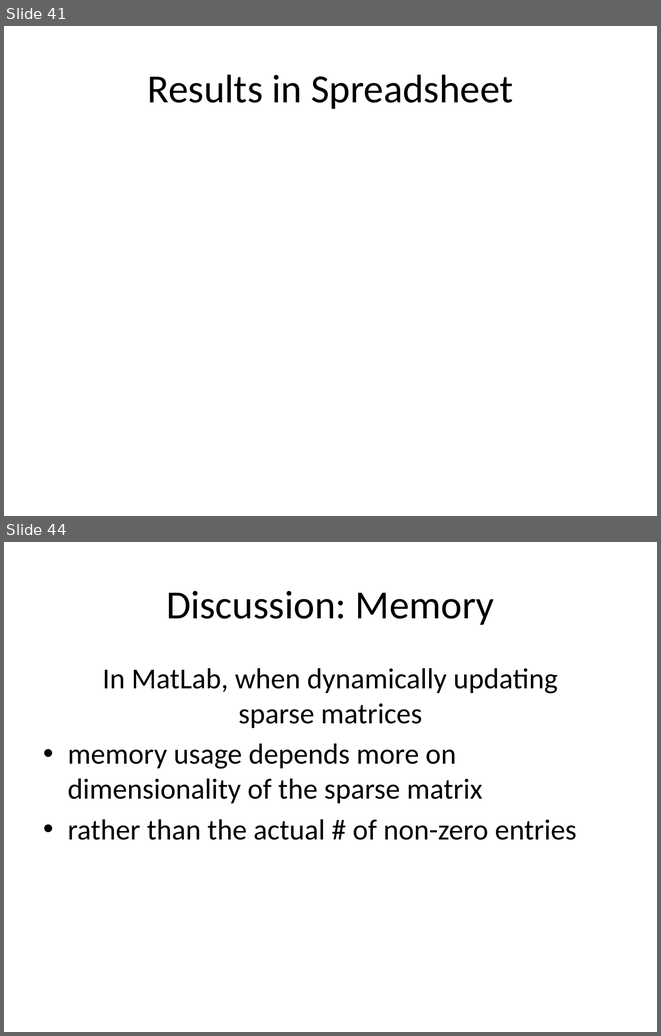
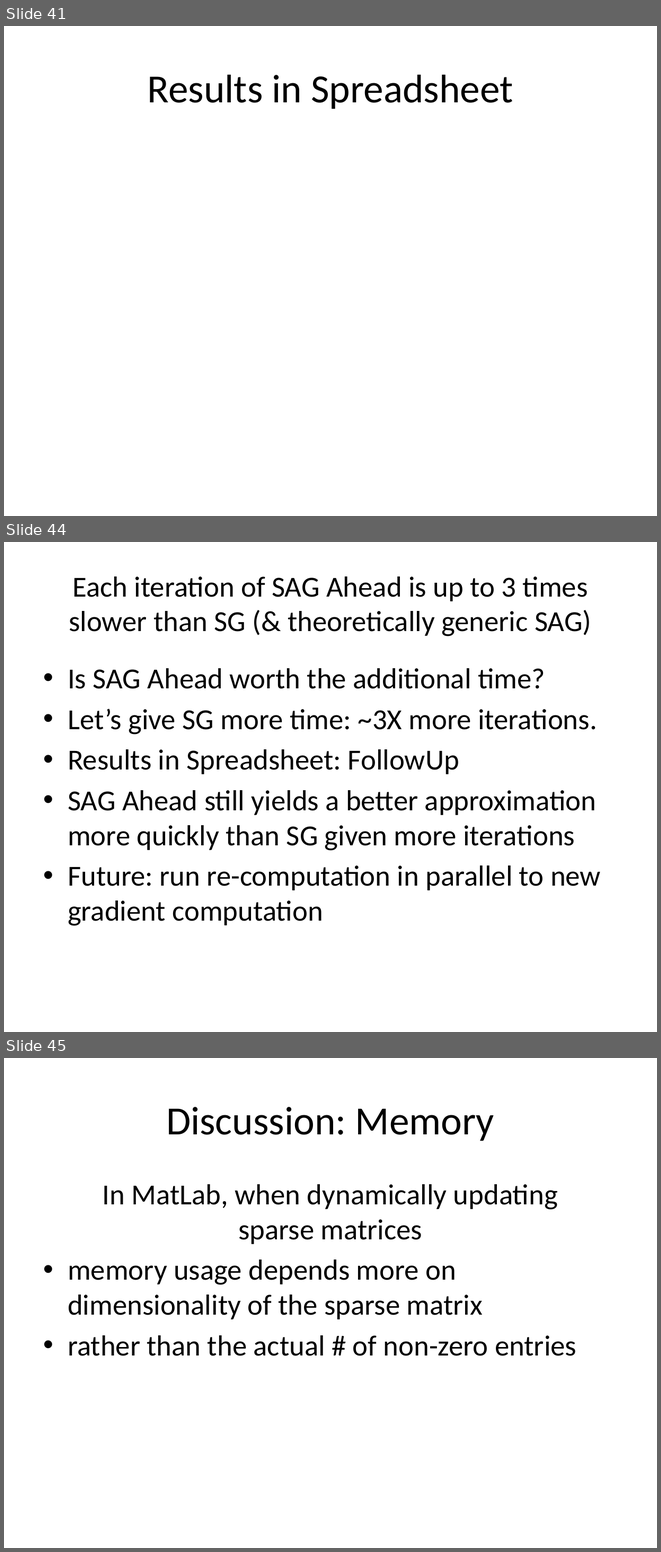
Before and after one commit to jamestklo/MatrixFactorizationMatlab, a slide deck: cs534L-SAGmf.pptx. Shown one above the other, each under a label of ours: slides 41 and 44 before the commit, slides 41, 44 and 45 after it; the slides between them are not shown. The pictures are 661x1036 and 661x1552 pixels, drawn with LibreOffice and Linux fonts; fonts in the diff are those of the drawing; grey boxes stand for pictures. Boxes give left, top, right and bottom in pixels: in the first picture for what was removed or moved away, otherwise in the second. Text is boxed around its words. In the diff, an @@ line names an element or a change of style, - is before the commit and + after.

```diff
--- a/cs534L-SAGmf.pptx
+++ b/cs534L-SAGmf.pptx
@@ slide 44 added at [4, 542, 657, 1032], background #FFFFFF @@
@@ title added at [69, 576, 591, 636], 32 pt, text #000000 @@
+Each iteration of SAG Ahead is up to 3 times slower than SG (& theoretically generic SAG)
@@ text added at [68, 668, 601, 926], 32 pt, text #000000 @@
+• Is SAG Ahead worth the additional time?
+• Let’s give SG more time: ~3X more iterations.
+• Results in Spreadsheet: FollowUp
+• SAG Ahead still yields a better approximation more quickly than SG given more iterations
+• Future: run re-computation in parallel to new gradient computation
@@ what was slide 44 is now slide 45 @@
```
Also in this commit, not shown: 3 slides changed, 1 other file.
